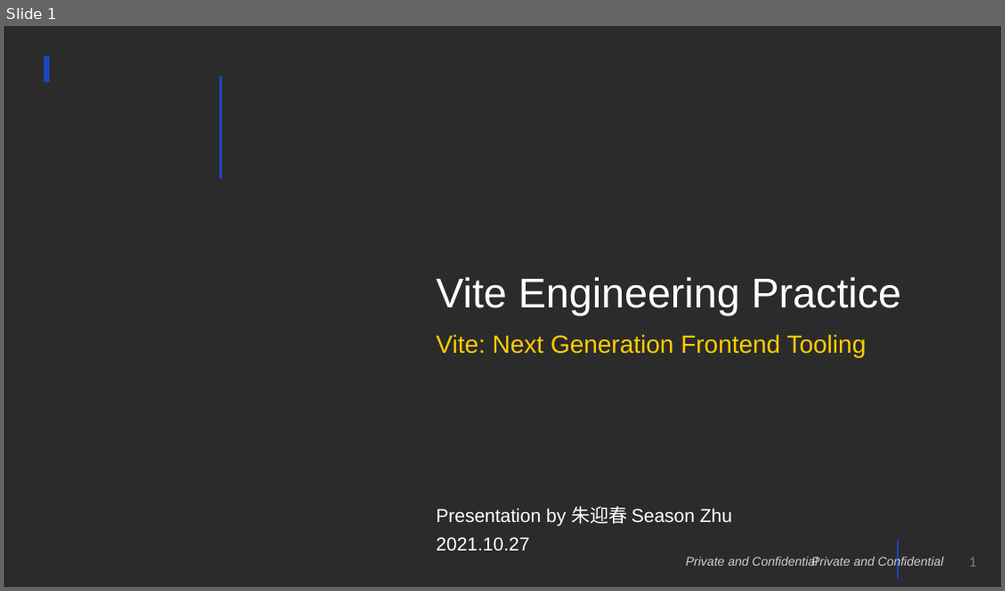
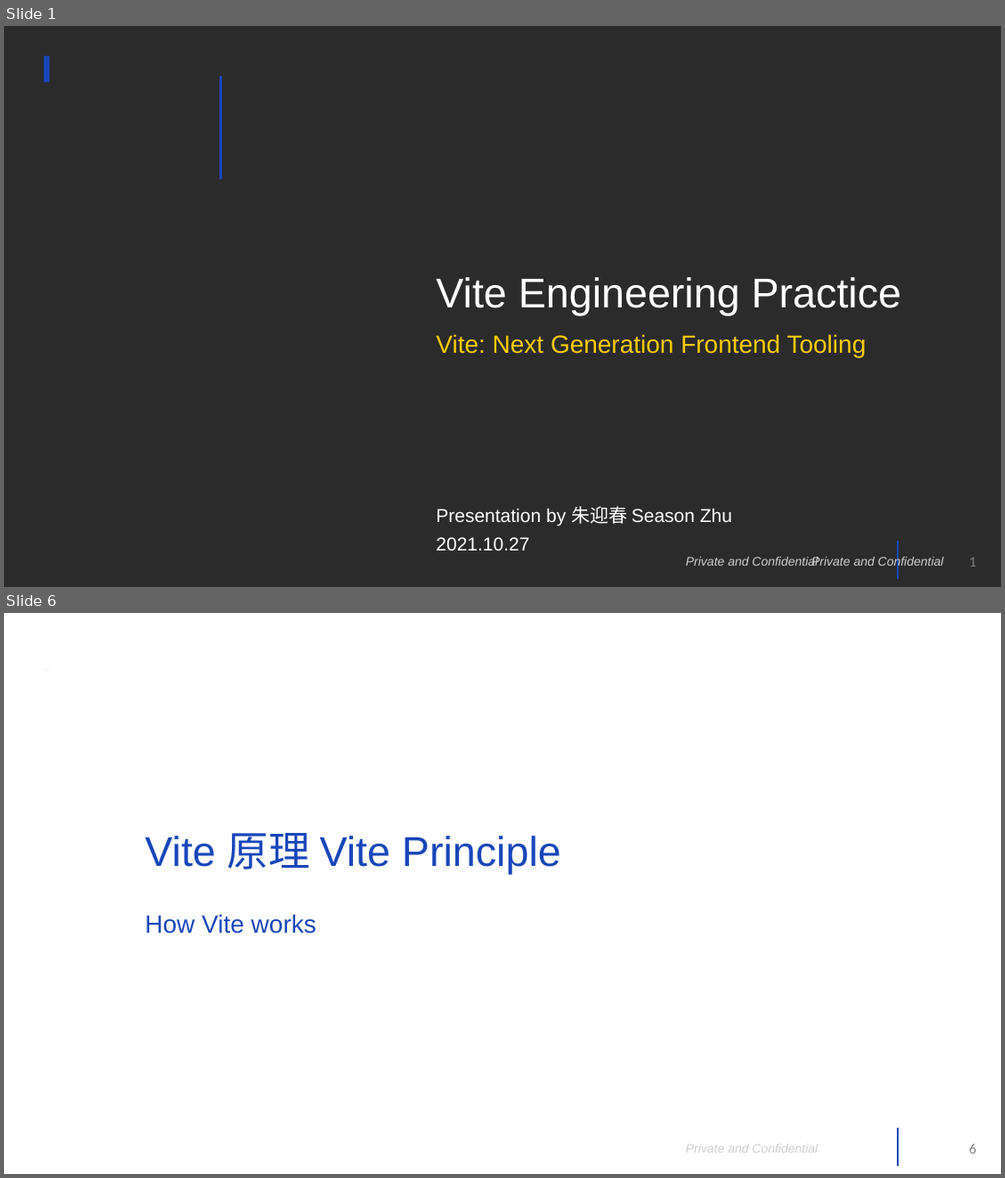
Before and after one commit to season19840122/Course, a slide deck: Vite2 项目工程化和原理剖析/Vite Engineering Practice.pptx. Shown one above the other, each under a label of ours: slide 1 before the commit, slides 1 and 6 after it; the slides between them are not shown. The pictures are 1005x591 and 1005x1178 pixels, drawn with LibreOffice and Linux fonts; fonts in the diff are those of the drawing; background and template pictures are left out; a plain dark background stands for a picture behind light text. Boxes give left, top, right and bottom in pixels: in the first picture for what was removed or moved away, otherwise in the second. Text is boxed around its words. In the diff, an @@ line names an element or a change of style, - is before the commit and + after.

Commit message:
update Vite 工程化实践.pptx and vite-engineering-practice project

```diff
--- a/Vite2 项目工程化和原理剖析/Vite Engineering Practice.pptx
+++ b/Vite2 项目工程化和原理剖析/Vite Engineering Practice.pptx
@@ slide 6 added at <box>4,613,1001,1174</box>, background picture (left out); not listed: 4 template elements that a slide beside it also shows @@
@@ rectangle added at <box>4,636,59,669</box>, fill #FFFFFF @@
@@ rectangle added at <box>841,629,1001,730</box>, fill #FFFFFF @@
@@ title added at <box>145,833,561,874</box>, 40 pt, text #1846BA @@
+Vite 原理 Vite Principle
@@ text added at <box>145,914,316,933</box>, 24 pt, text #1846BA @@
+How Vite works
```
Also in this commit, not shown: 1 slide changed, 20 other slides added, 9 slides removed, 39 other files.
